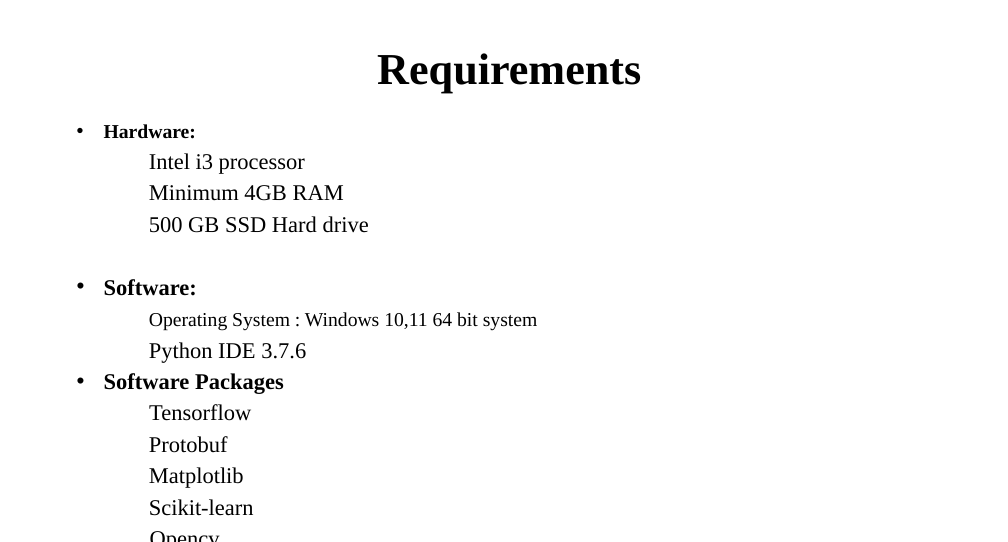
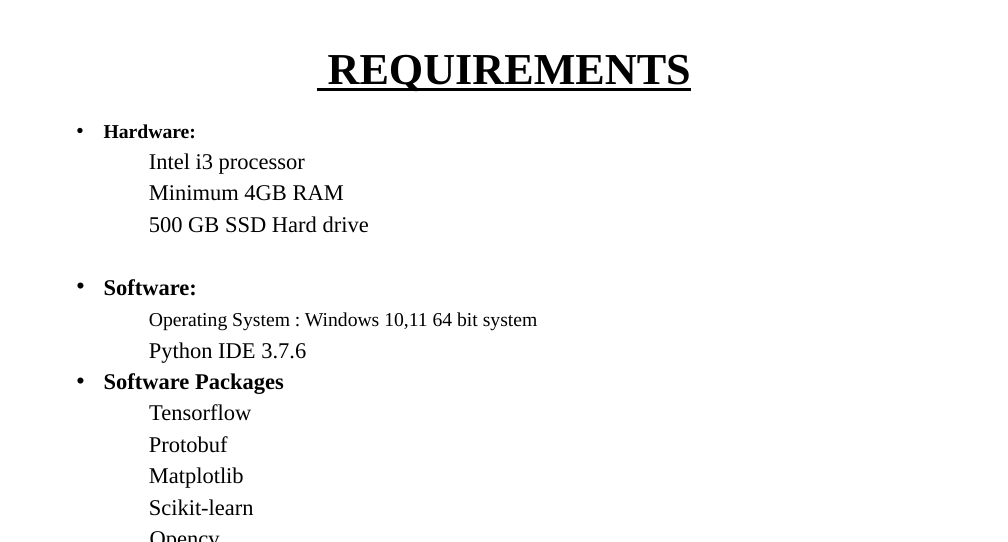
Before and after one commit to kalees64/AI-BASED-LEAF-DISEASE-IDENTIFICATION-AND-CLASSIFICATION-SYSTEM-USING-DEEP-LEARNING, a slide deck: slide 24 of report/Final Ppt-Leaf disease.pptx. Drawn at 1008x542 pixels with LibreOffice and Linux fonts; fonts in the diff are those of the drawing. Boxes give left, top, right and bottom in pixels: in the first picture for what was removed or moved away, otherwise in the second. Text is boxed around its words. In the diff, an @@ line names an element or a change of style, - is before the commit and + after.

```diff
--- a/report/Final Ppt-Leaf disease.pptx
+++ b/report/Final Ppt-Leaf disease.pptx
@@ title at [328,54,691,91]: text changed @@
-Requirements
+REQUIREMENTS
```
Also in this commit, not shown: 32 other slides changed, 6 other files.
